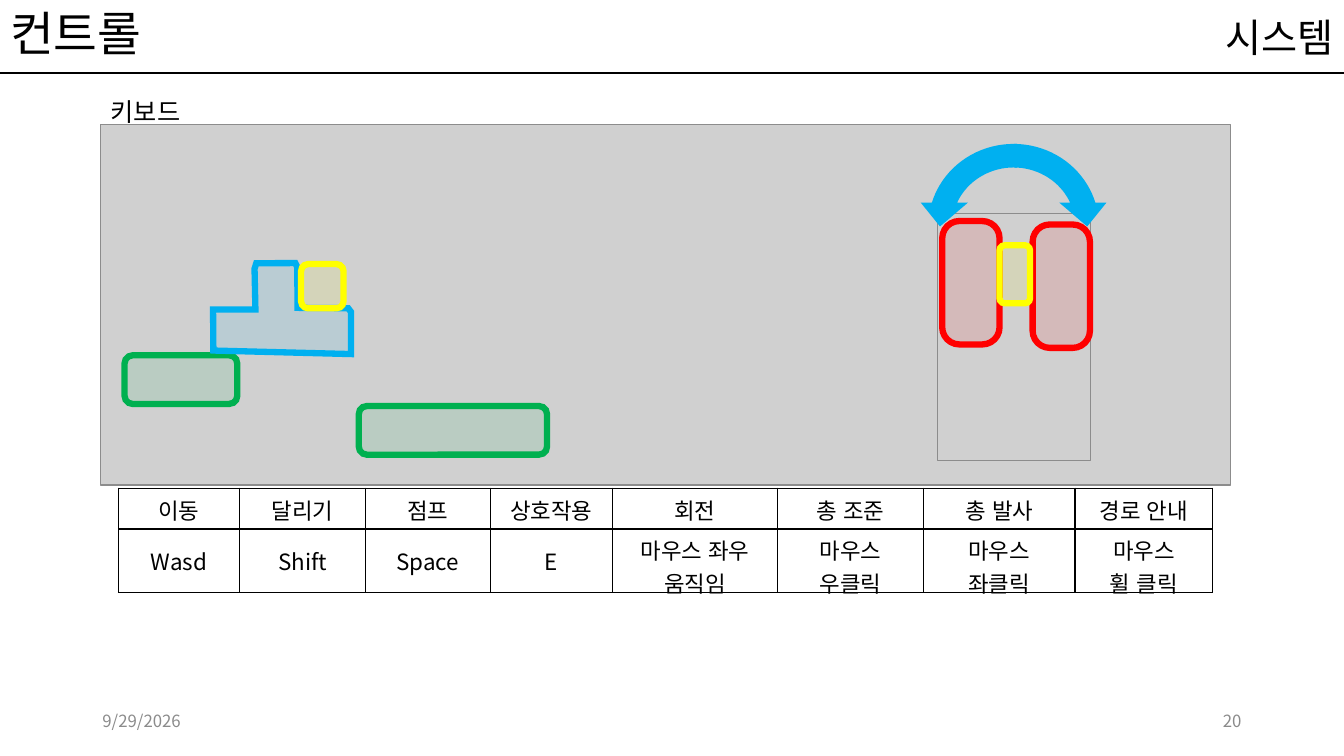
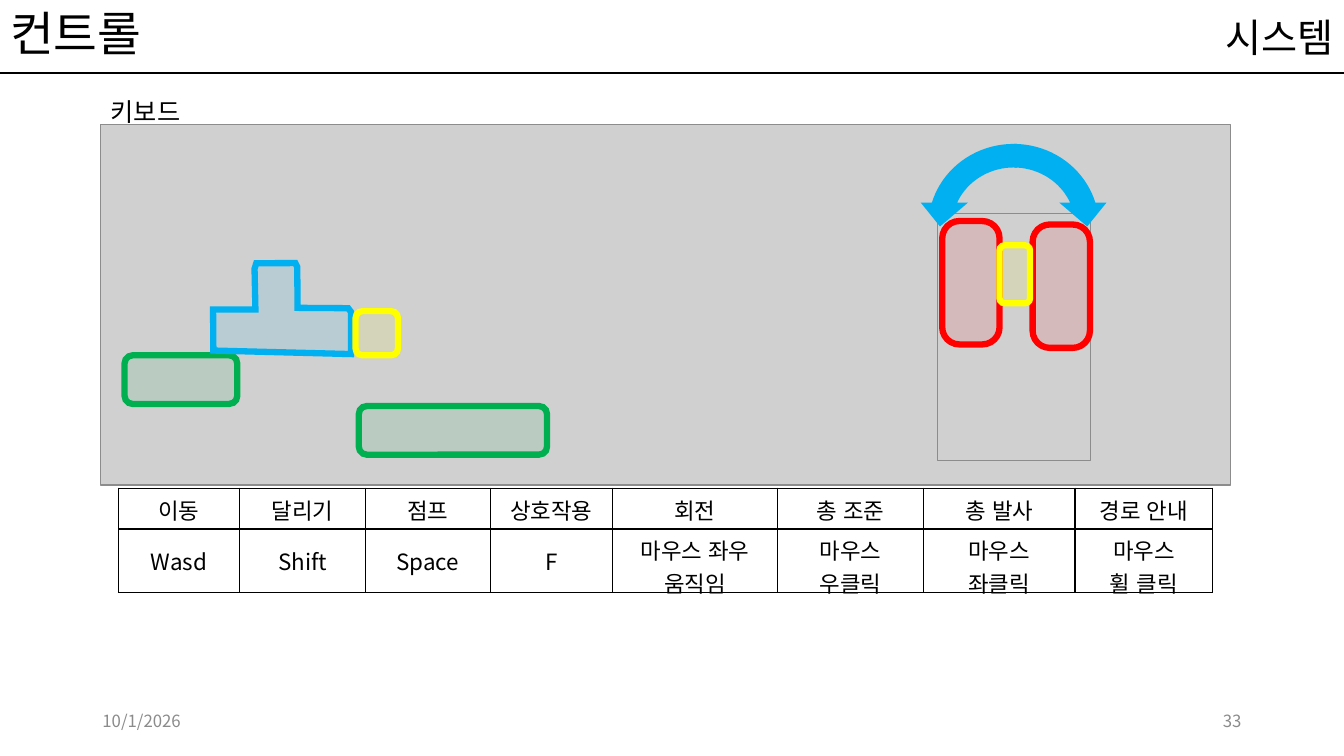
Before and after one commit to kwakyerin/2026_Graduation_Project, a slide deck: slide 33 of documents/HyunahKwon/design/designing/for_teammates/프로토타입_기획.pptx (slide 20 before the commit). Drawn at 1344x756 pixels with LibreOffice and Linux fonts; fonts in the diff are those of the drawing; grey boxes stand for pictures. Boxes give left, top, right and bottom in pixels: in the first picture for what was removed or moved away, otherwise in the second. Text is boxed around its words. In the diff, an @@ line names an element or a change of style, - is before the commit and + after.

```diff
--- a/documents/HyunahKwon/design/designing/for_teammates/프로토타입_기획.pptx
+++ b/documents/HyunahKwon/design/designing/for_teammates/프로토타입_기획.pptx
@@ rounded rectangle moved from (x1=301, y1=264, x2=344, y2=309) to (x1=356, y1=312, x2=398, y2=356) @@
@@ table at (x1=119, y1=488, x2=1214, y2=598) @@
-row 2, column 4: E
+row 2, column 4: F
@@ text at (x1=102, y1=714, x2=180, y2=730): text changed @@
-9/29/2026
+10/1/2026
@@ page number at (x1=1223, y1=714, x2=1242, y2=727): text changed @@
-20
+33
```
Also in this commit, not shown: 19 other slides changed, 12 slides added, 3 other files.
